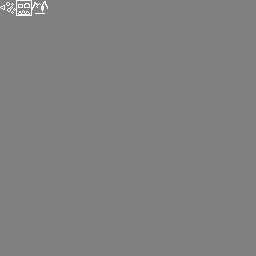
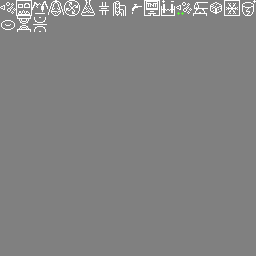
Two versions of the same layered image (w=256, h=256). Layer-by-layer changes:
painted on "Background" over [1,0,256,32]
